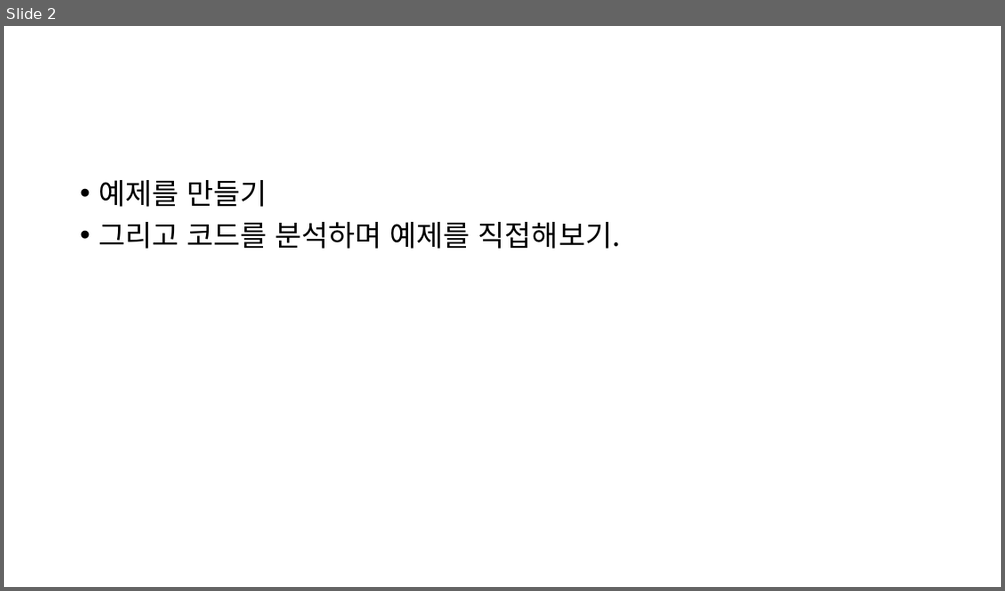
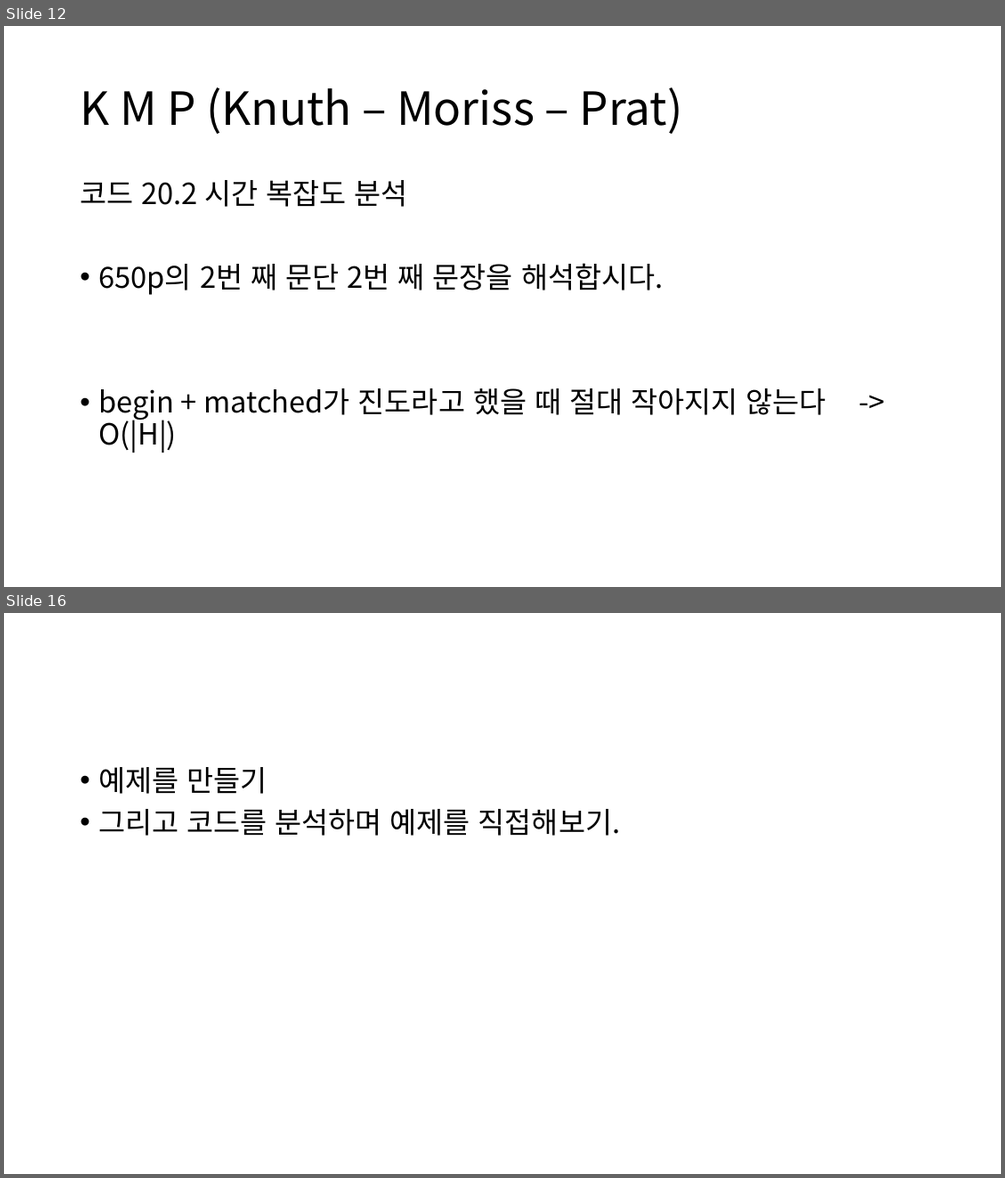
Before and after one commit to ALGOSOPT/algosopt, a slide deck: Chapter20/chapter20.pptx. Shown one above the other, each under a label of ours: slide 2 before the commit, slides 12 and 16 after it; the slides between them are not shown. The pictures are 1005x591 and 1005x1178 pixels, drawn with LibreOffice and Linux fonts; fonts in the diff are those of the drawing. Boxes give left, top, right and bottom in pixels: in the first picture for what was removed or moved away, otherwise in the second. Text is boxed around its words. In the diff, an @@ line names an element or a change of style, - is before the commit and + after.

```diff
--- a/Chapter20/chapter20.pptx
+++ b/Chapter20/chapter20.pptx
@@ slide 12 added at (4,26,1001,587), background #FFFFFF @@
@@ title added at (80,87,683,134), 44 pt, text #000000 @@
+K M P (Knuth – Moriss – Prat)
@@ text added at (80,180,826,451), 28 pt, text #000000 @@
+코드 20.2 시간 복잡도 분석
+• 650p의 2번 째 문단 2번 째 문장을 해석합시다.
+• begin + matched가 진도라고 했을 때 절대 작아지지 않는다 -> O(|H|)
@@ what was slide 2 is now slide 16 @@
```
Also in this commit, not shown: 3 slides changed, 12 other slides added.
